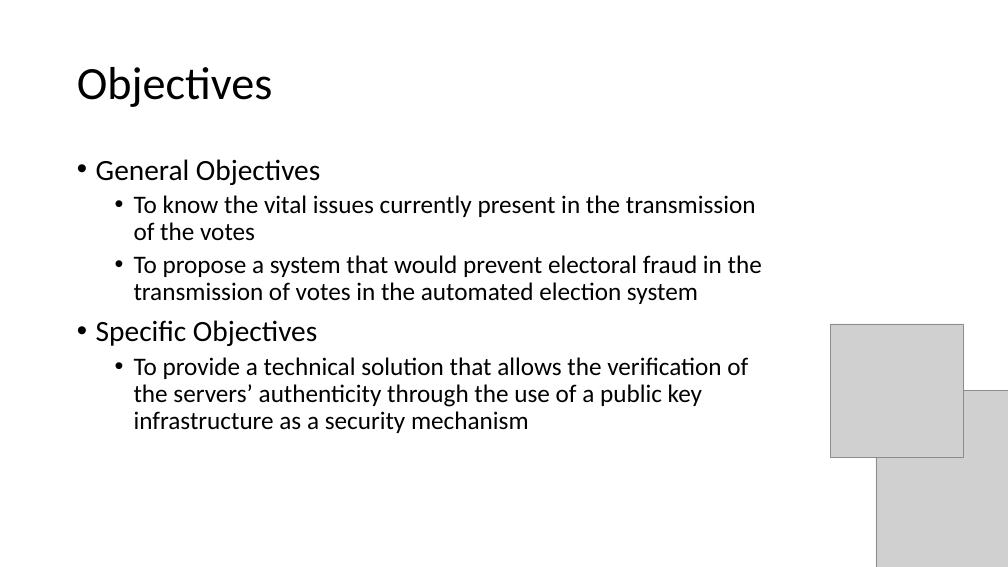
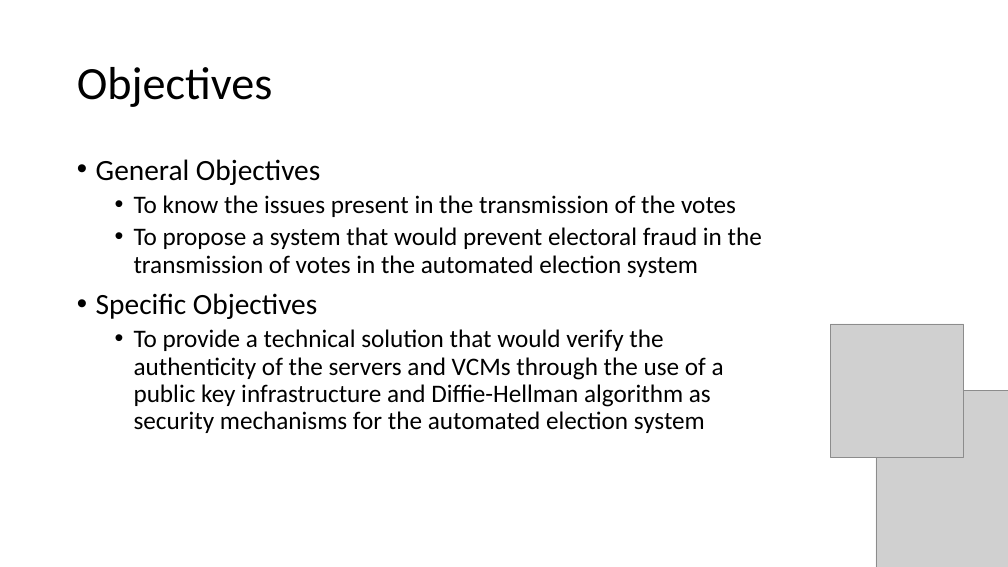
Before and after one commit to seans888/Project---Automate-Election, a slide deck: slide 5 of Documentation/Research Paper/CSPROJ Presentation.pptx. Drawn at 1008x567 pixels with LibreOffice and Linux fonts; fonts in the diff are those of the drawing; grey boxes stand for pictures. Boxes give left, top, right and bottom in pixels: in the first picture for what was removed or moved away, otherwise in the second. Text is boxed around its words. In the diff, an @@ line names an element or a change of style, - is before the commit and + after.

```diff
--- a/Documentation/Research Paper/CSPROJ Presentation.pptx
+++ b/Documentation/Research Paper/CSPROJ Presentation.pptx
@@ text at box(134, 195, 736, 217): text changed @@
-  • To know the vital issues currently present in the transmission of the votes
+  • To know the issues present in the transmission of the votes
@@ text at box(134, 329, 724, 433): text changed @@
-  • To provide a technical solution that allows the verification of the servers’ authenticity through the use of a public key infrastructure as a security mechanism
+  • To provide a technical solution that would verify the authenticity of the servers and VCMs through the use of a public key infrastructure and Diffie-Hellman algorithm as security mechanisms for the automated election system
```
Also in this commit, not shown: 6 slides added, 2 other files.
